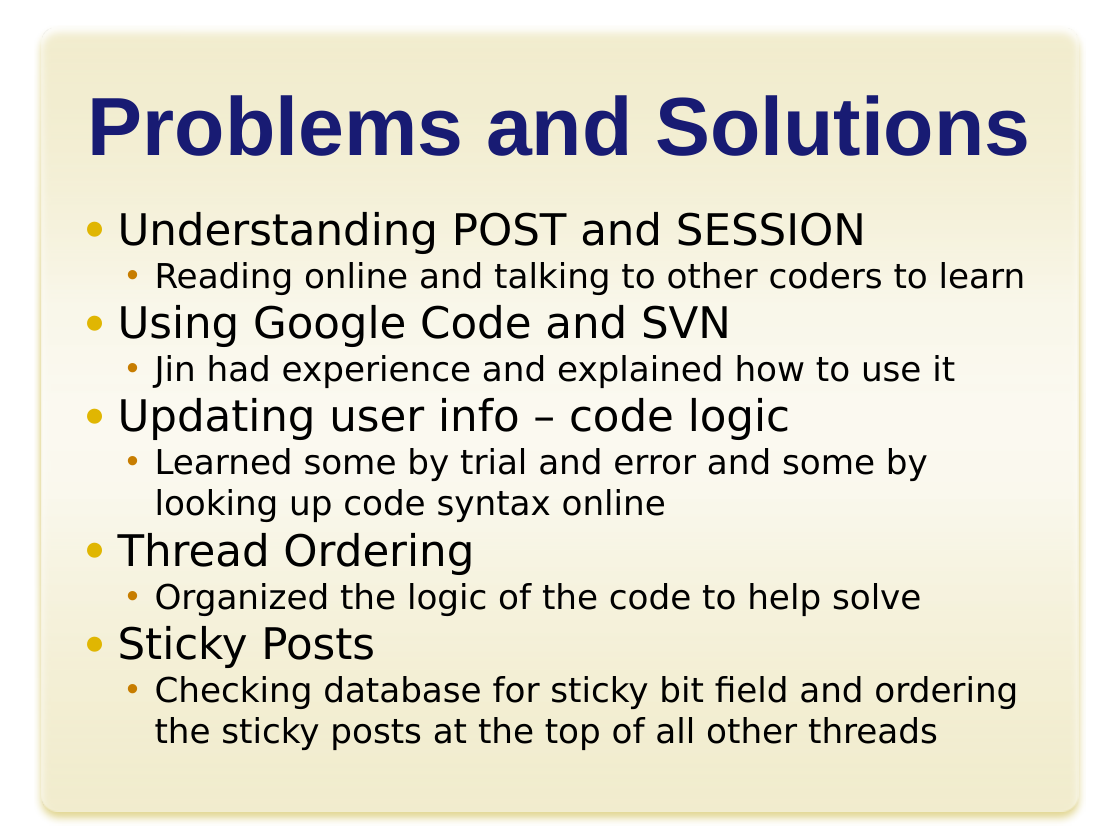
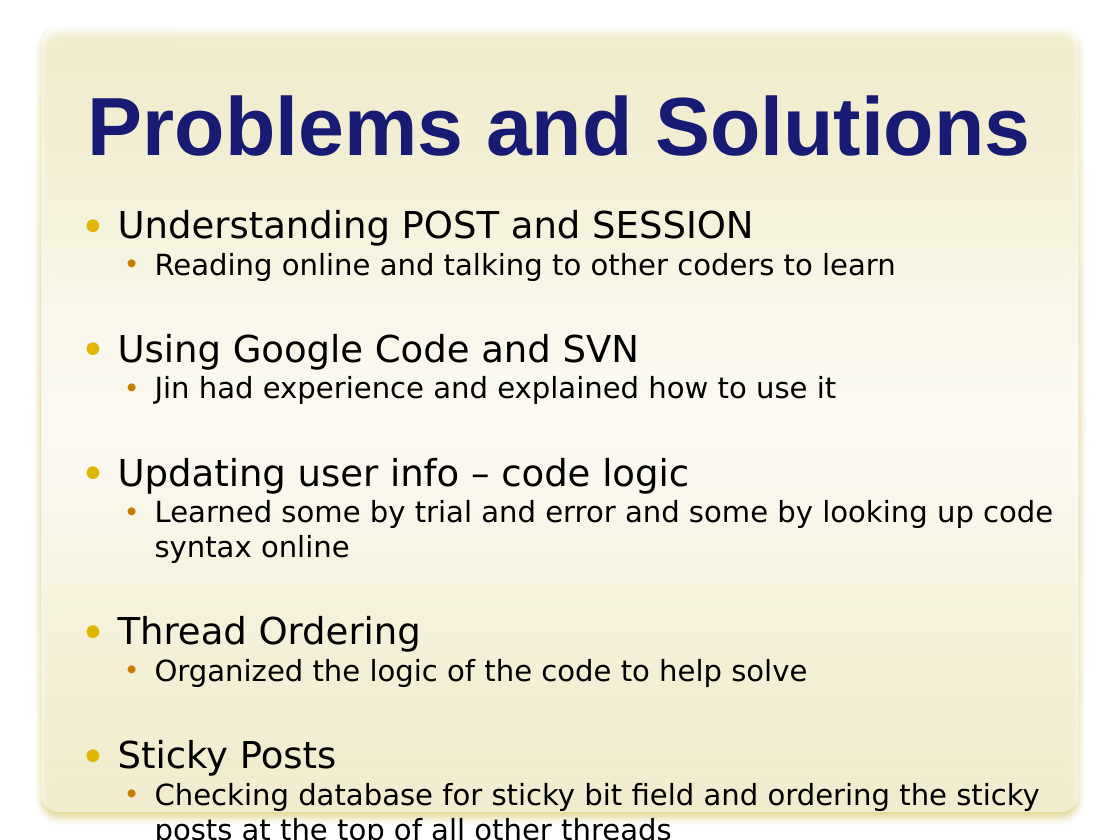
Before and after one commit to yokeholy/jin-jason-forum, a slide deck: slide 7 of J2_Forum.pptx. Drawn at 1120x840 pixels with LibreOffice and Linux fonts; fonts in the diff are those of the drawing; background and template pictures are left out. Boxes give left, top, right and bottom in pixels: in the first picture for what was removed or moved away, otherwise in the second. Text is boxed around its words. In the diff, an @@ line names an element or a change of style, - is before the commit and + after.

```diff
--- a/J2_Forum.pptx
+++ b/J2_Forum.pptx
@@ text "Understanding POST and SESSION" at <box>118,210,1053,811</box>: size 28 to 23.8 pt in "Understanding POST and SESSION", "Using Google Code and SVN", "Updating user info – code logic", "Thread Ordering" and 1 more places; size 22 to 18.7 pt in "Reading online and talking to other coders ...", "Jin had experience and explained how to ...", "Learned some by trial and error and ...", "Organized the logic of the code to ..." and 1 more places @@
```
Also in this commit, not shown: 5 other slides changed.
